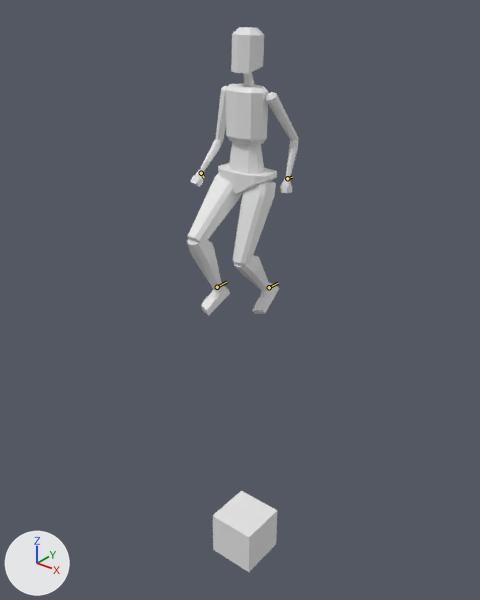
Before and after pictures for a commit that changed the Blender file template_psx_charter.blend.
Camera for both pictures: a 50 mm camera at (2.71, -3.46, 2.38) aimed at (-0.1, 0.05, 0.2). Arrows for +X, +Y and +Z are at lower left; the lights stay in place. Both versions are drawn at frame 10 of the action 'jump'; the numbers are the values there. The bones that change are drawn over the model as lines.
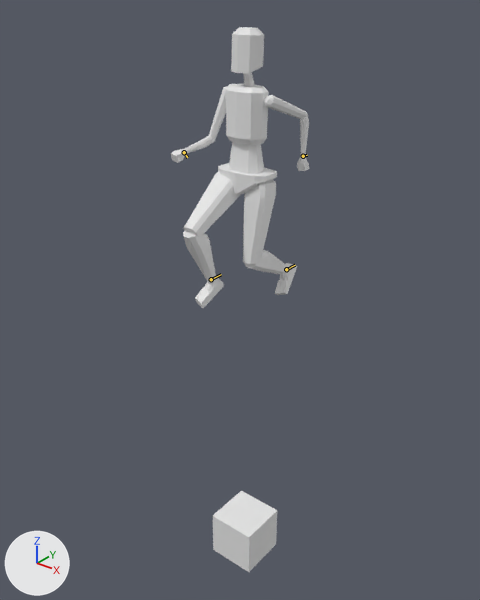
The change, as a diff of the scene's bpy script:
```diff
--- a/template_psx_charter.blend.py
+++ b/template_psx_charter.blend.py
@@ bone_hand_ik_l @@
 bone_hand_ik_l = bpy.data.objects['metarig'].pose.bones['hand_ik.L']
-bone_hand_ik_l.location = (0.389, 0.067, -0.489)
+bone_hand_ik_l.location = (0.265, 0.218, -0.471)
@@ bone_foot_ik_l @@
 bone_foot_ik_l = bpy.data.objects['metarig'].pose.bones['foot_ik.L']
-bone_foot_ik_l.location = (0.0, 0.136, 0.237)
+bone_foot_ik_l.location = (0.024, 0.321, 0.328)
@@ bone_hand_ik_r @@
 bone_hand_ik_r = bpy.data.objects['metarig'].pose.bones['hand_ik.R']
-bone_hand_ik_r.location = (-0.375, -0.218, -0.488)
+bone_hand_ik_r.location = (-0.222, -0.34, -0.449)
@@ bone_foot_ik_r @@
 bone_foot_ik_r = bpy.data.objects['metarig'].pose.bones['foot_ik.R']
-bone_foot_ik_r.location = (0.0, -0.225, 0.315)
+bone_foot_ik_r.location = (-0.014, -0.27, 0.385)
```

What differs and where, as boxes [x1, y1, x2, y2] in the pictures (480 x 600 px):
'Cube.002', posed (23% narrower)
    before: [233, 180, 276, 264]
    after: [243, 180, 276, 264]
'Cube.012', posed (8% shorter)
    before: [187, 172, 242, 245]
    after: [183, 171, 240, 238]
'Cube.011', posed
    before: [187, 239, 222, 291]
    after: [183, 231, 217, 283]
'Cube.001', posed (16% wider, 32% shorter)
    before: [234, 255, 270, 292]
    after: [245, 250, 287, 275]
'Cube.007', posed (36% wider, 49% shorter)
    before: [266, 92, 298, 140]
    after: [264, 95, 308, 119]
'Cube', posed (18% narrower)
    before: [252, 283, 279, 314]
    after: [275, 263, 297, 295]
'Cube.010', posed
    before: [201, 284, 230, 316]
    after: [195, 276, 224, 308]
'Cube.013', posed (46% wider)
    before: [215, 86, 227, 143]
    after: [209, 86, 227, 143]
'Cube.008', posed (29% narrower)
    before: [285, 140, 298, 179]
    after: [300, 117, 309, 157]
'Cube.014', posed
    before: [199, 139, 222, 173]
    after: [184, 136, 212, 154]
'Cube.015', posed (14% wider, 12% shorter)
    before: [190, 171, 203, 187]
    after: [171, 149, 186, 163]
'Cube.009', posed (7% taller)
    before: [280, 179, 292, 193]
    after: [297, 156, 309, 171]
bone 'hand_ik.L', root to tip
    before: (287, 178) to (292, 177)
    after: (303, 156) to (307, 155)
bone 'foot_ik.L', root to tip
    before: (269, 287) to (278, 283)
    after: (286, 269) to (295, 265)
bone 'hand_ik.R', root to tip
    before: (201, 173) to (204, 177)
    after: (184, 152) to (187, 157)
bone 'foot_ik.R', root to tip
    before: (217, 287) to (226, 282)
    after: (211, 279) to (221, 274)
